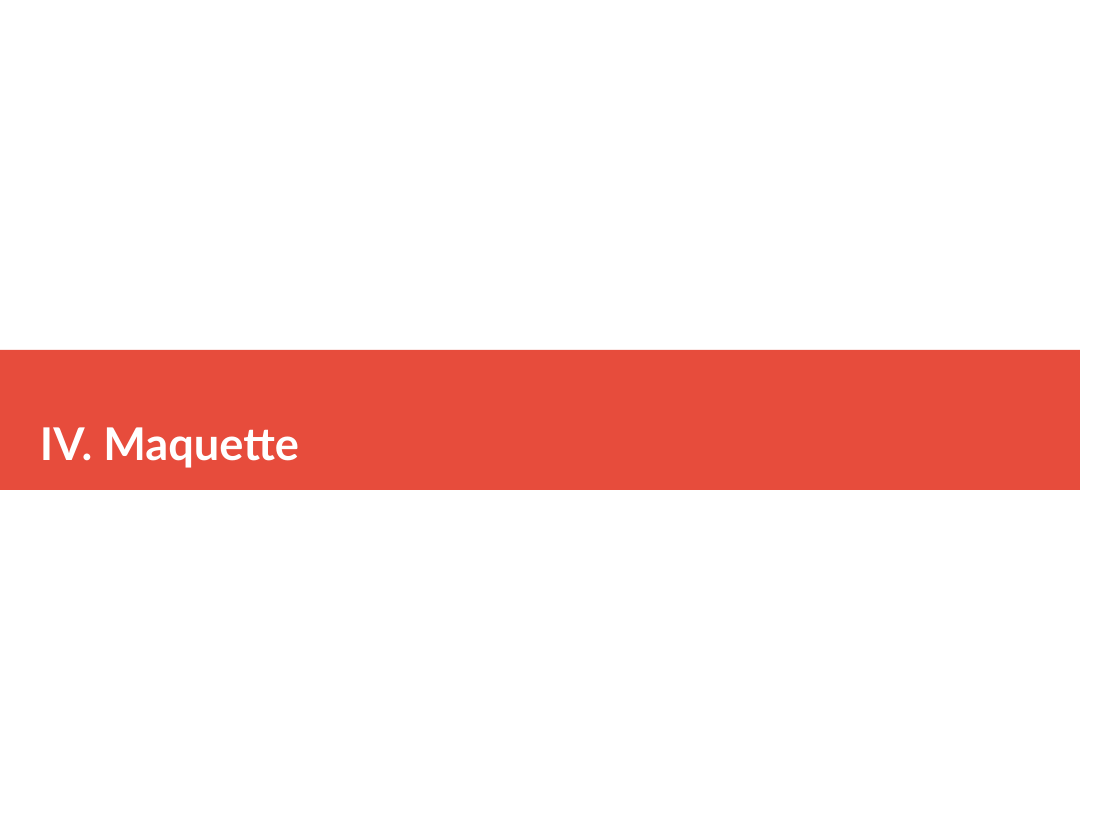
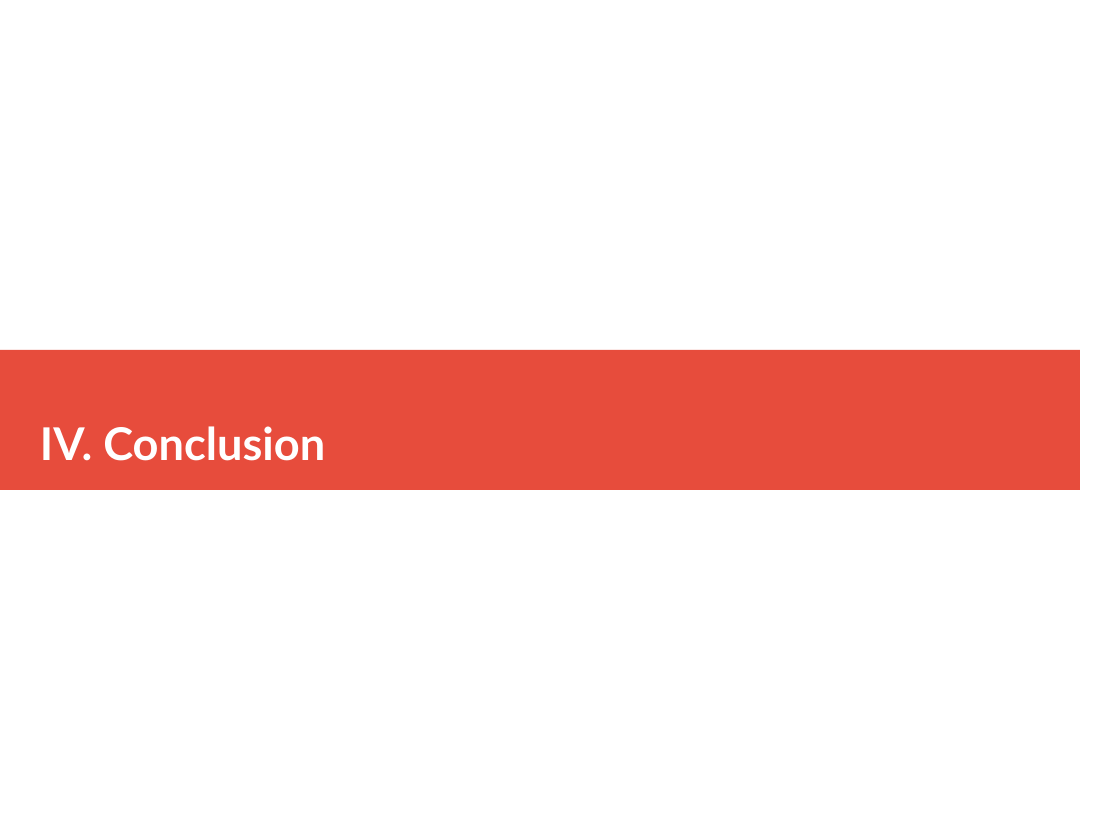
Before and after one commit to MezeretteBrice/Projet_Ronde, a slide deck: slide 18 of SOUTENANCE/Revue1/Revue1_HUREAU.odp. Drawn at 1120x840 pixels with LibreOffice and Linux fonts; fonts in the diff are those of the drawing. Boxes give left, top, right and bottom in pixels: in the first picture for what was removed or moved away, otherwise in the second. Text is boxed around its words. In the diff, an @@ line names an element or a change of style, - is before the commit and + after.

```diff
--- a/SOUTENANCE/Revue1/Revue1_HUREAU.odp
+++ b/SOUTENANCE/Revue1/Revue1_HUREAU.odp
@@ title at (40, 426, 325, 461): text changed @@
-IV. Maquette
+IV. Conclusion
```
Also in this commit, not shown: 12 other slides changed, 3 slides removed, 1 other file.
